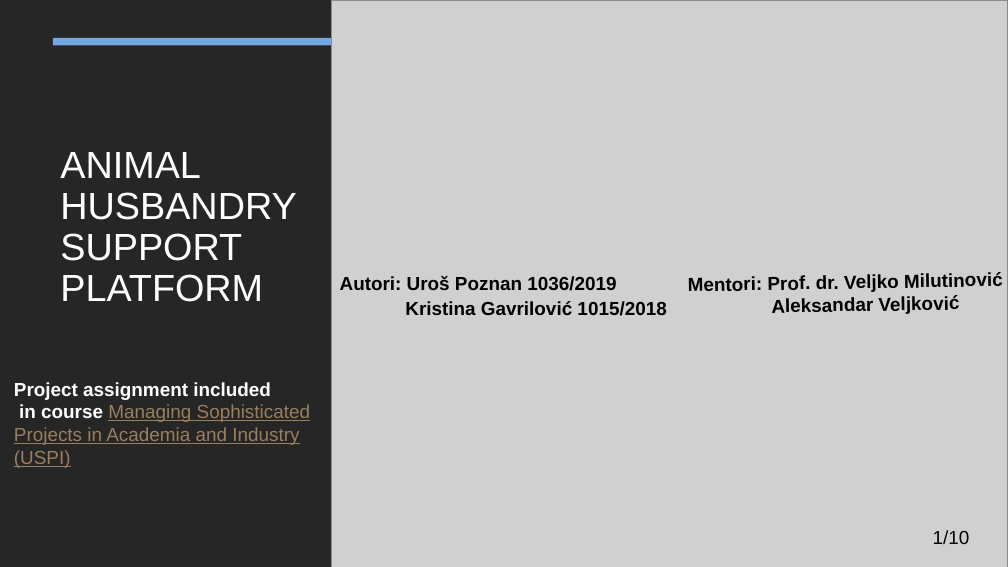
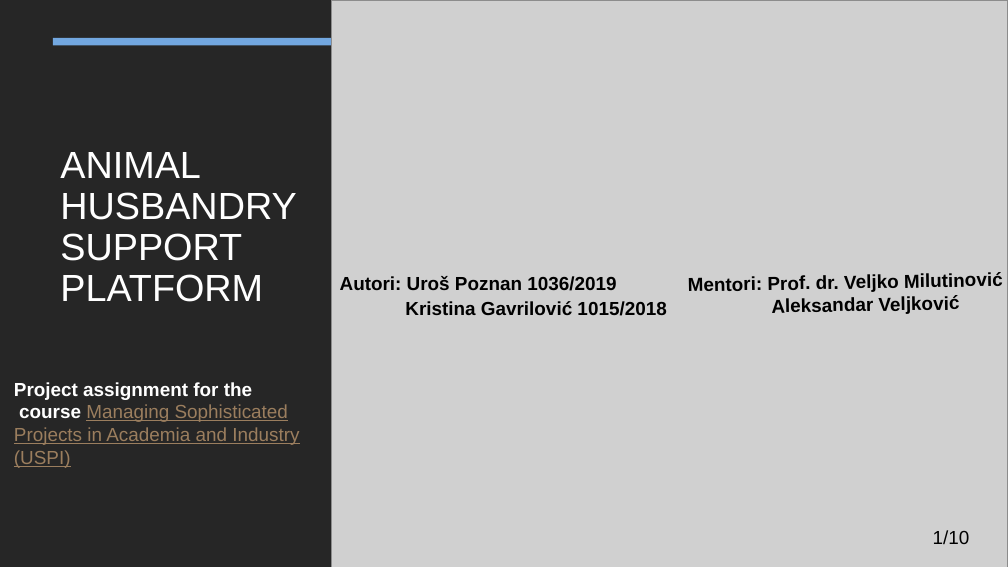
Before and after one commit to upoznat/UPR, a slide deck: slide 1 of H2020_Presentation.pptx. Drawn at 1008x567 pixels with LibreOffice and Linux fonts; fonts in the diff are those of the drawing; grey boxes stand for pictures. Boxes give left, top, right and bottom in pixels: in the first picture for what was removed or moved away, otherwise in the second. Text is boxed around its words. In the diff, an @@ line names an element or a change of style, - is before the commit and + after.

Commit message:
Add files via upload
H2020 Presentations

```diff
--- a/H2020_Presentation.pptx
+++ b/H2020_Presentation.pptx
@@ text at bbox=[14, 382, 299, 468]: text changed @@
-Project assignment included
-in course Managing Sophisticated Projects in Academia and Industry (USPI)
+Project assignment for the
+course Managing Sophisticated Projects in Academia and Industry (USPI)
```
Also in this commit, not shown: 7 other slides changed, 1 slide added, 1 slide removed, 1 other file.
